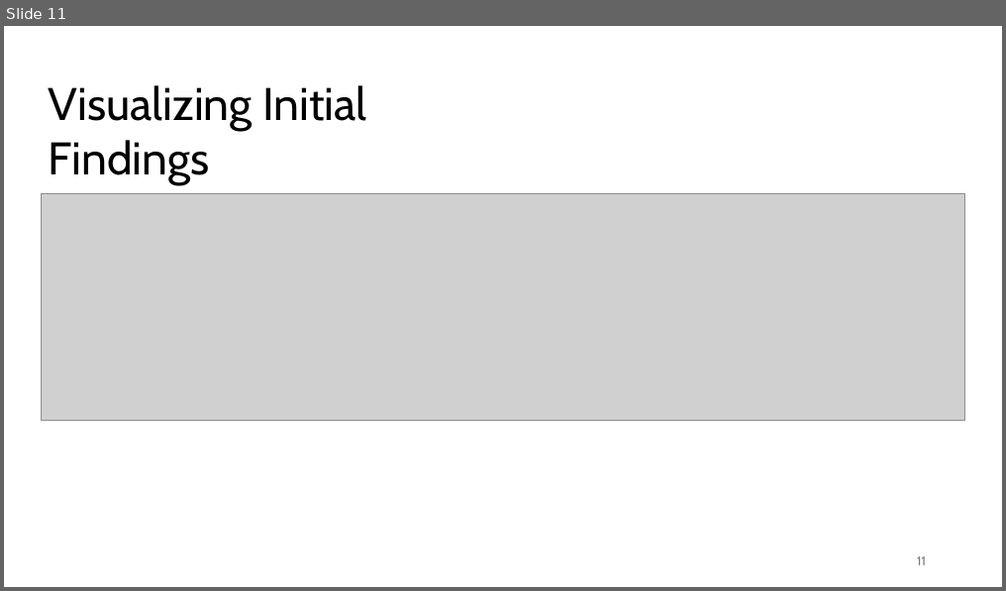
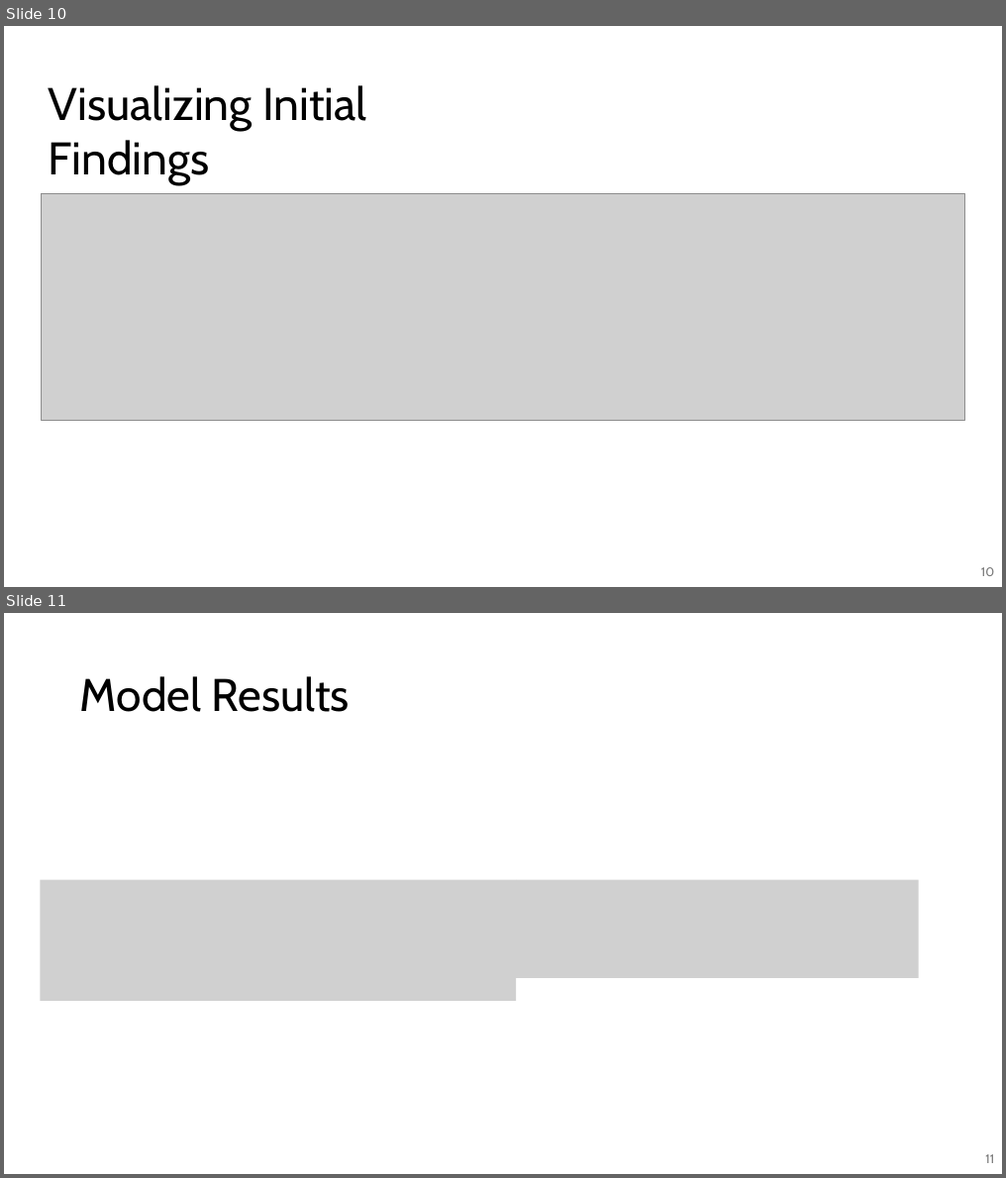
Before and after one commit to emmyregal/Soccer-Computer-Vision, a slide deck: Sport Presetation.pptx. Shown one above the other, each under a label of ours: slide 11 before the commit, slides 10 and 11 after it. The pictures are 1006x591 and 1006x1178 pixels, drawn with LibreOffice and Linux fonts; fonts in the diff are those of the drawing; grey boxes stand for pictures. Boxes give left, top, right and bottom in pixels: in the first picture for what was removed or moved away, otherwise in the second. Text is boxed around its words. In the diff, an @@ line names an element or a change of style, - is before the commit and + after.

```diff
--- a/Sport Presetation.pptx
+++ b/Sport Presetation.pptx
@@ slide 11 added at (4,613,1002,1174), background #FFFFFF @@
@@ title added at (80,676,350,712), 44 pt, text #000000 @@
+Model Results
@@ picture added at (40,880,516,1001) @@
@@ picture added at (516,880,919,978) @@
@@ page number added at (985,1155,994,1163), 12 pt, text #797979 @@
+11
@@ what was slide 11 is now slide 10 @@
@@ page number at (981,568,994,576): text changed @@
-11
+10
```
Also in this commit, not shown: 5 slides changed, 10 other slides added, 8 slides removed, 1 other file.
